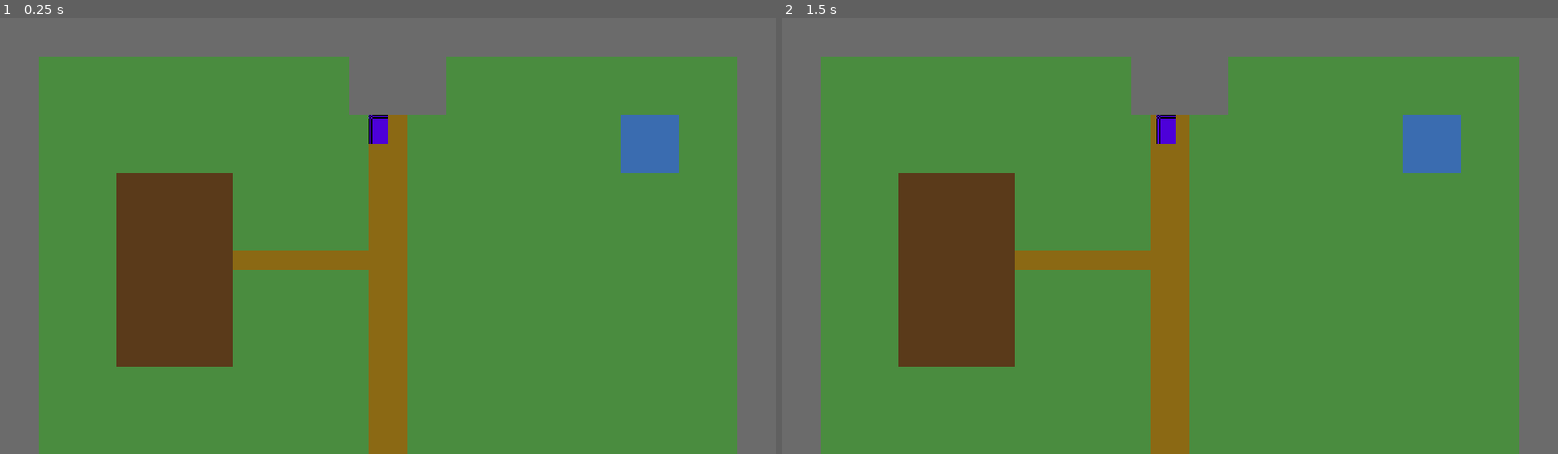
Above: before the commit, frames 1-2 (left to right).
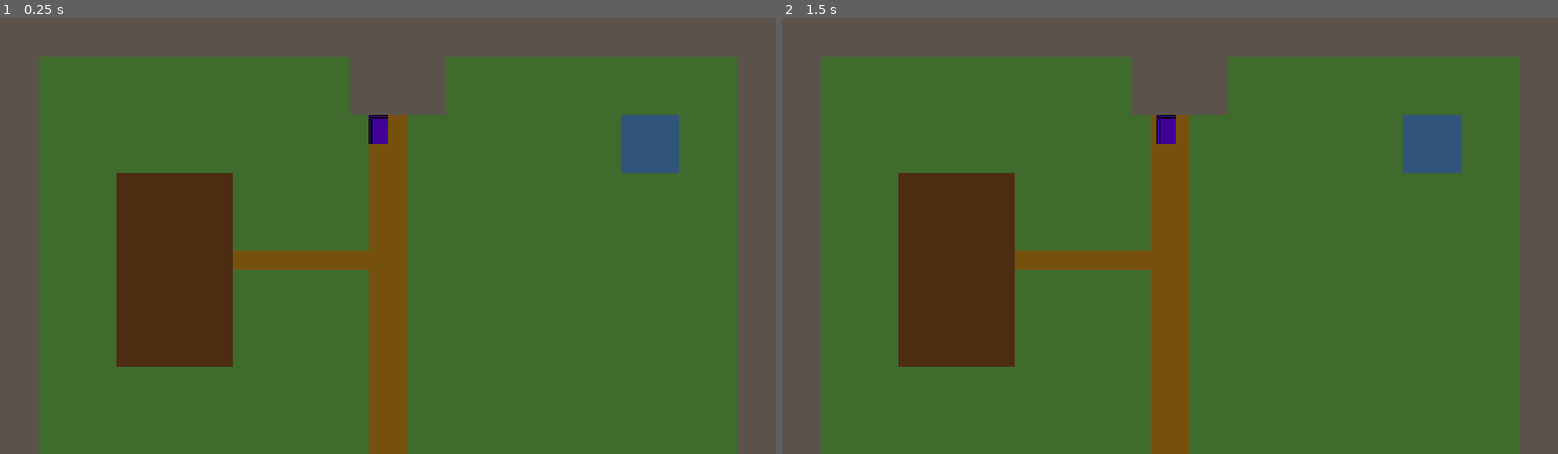
Above: after the commit, the same moments.

Repository: Skizziik/ItalyValleygame
Game: Godot game, scene res://scenes/world/Farm.tscn
Two runs of this game, one before a commit and one after it. Both use one fixed random seed, a clock stepped at 60 frames per second and the inputs below.
Inputs (mouse positions are in pixels of both pictures, inside the frame that each line leads up to):
- Up to frame 1 (0.25 s): no input
- Up to frame 2 (1.5 s): tap Enter at 0.5 s; move the mouse to (1340, 214) at 0.52 s; hold D (move_right) 0.53-1.28 s; tap C (craft) at 0.6 s; tap Space at 1.25 s; move the mouse to (1014, 257) at 1.27 s; hold S (move_down) from 1.28 s (still down); tap E (interact) at 1.35 s

The runs differ from the first frame. In frame 1, 89% of the frame differs, in the area x 0-100%, y 0-100%; in frame 2, 89%.
Error before the commit: Parse Error: Cannot infer the type of "t" variable because the value doesn't have a set type. (res://scripts/world/DayNightCycle.gd:67)

Commit message:
fix: explicit type casts in DayNightCycle for GDScript type inference
Dictionary value access returns Variant, which GDScript cannot use
for type inference with :=. Added float() and as Color casts.

Co-Authored-By: Claude Opus 4.6 <noreply@anthropic.com>

Diff:
--- a/scripts/world/DayNightCycle.gd
+++ b/scripts/world/DayNightCycle.gd
@@ -56,16 +56,16 @@
 ## Interpolate the color for a given fractional hour.
 func _sample_color(hour: float) -> Color:
 	# Clamp / wrap hour for the keyframe range
-	if hour < _keyframes[0]["hour"]:
-		return _keyframes[0]["color"]
+	if hour < float(_keyframes[0]["hour"]):
+		return _keyframes[0]["color"] as Color
 
 	for i in range(_keyframes.size() - 1):
 		var kf_a: Dictionary = _keyframes[i]
 		var kf_b: Dictionary = _keyframes[i + 1]
 
-		if hour >= kf_a["hour"] and hour < kf_b["hour"]:
-			var t := (hour - kf_a["hour"]) / (kf_b["hour"] - kf_a["hour"])
+		if hour >= float(kf_a["hour"]) and hour < float(kf_b["hour"]):
+			var t: float = (hour - float(kf_a["hour"])) / (float(kf_b["hour"]) - float(kf_a["hour"]))
 			return (kf_a["color"] as Color).lerp(kf_b["color"] as Color, t)
 
 	# Past the last keyframe
-	return _keyframes[_keyframes.size() - 1]["color"]
+	return _keyframes[_keyframes.size() - 1]["color"] as Color
